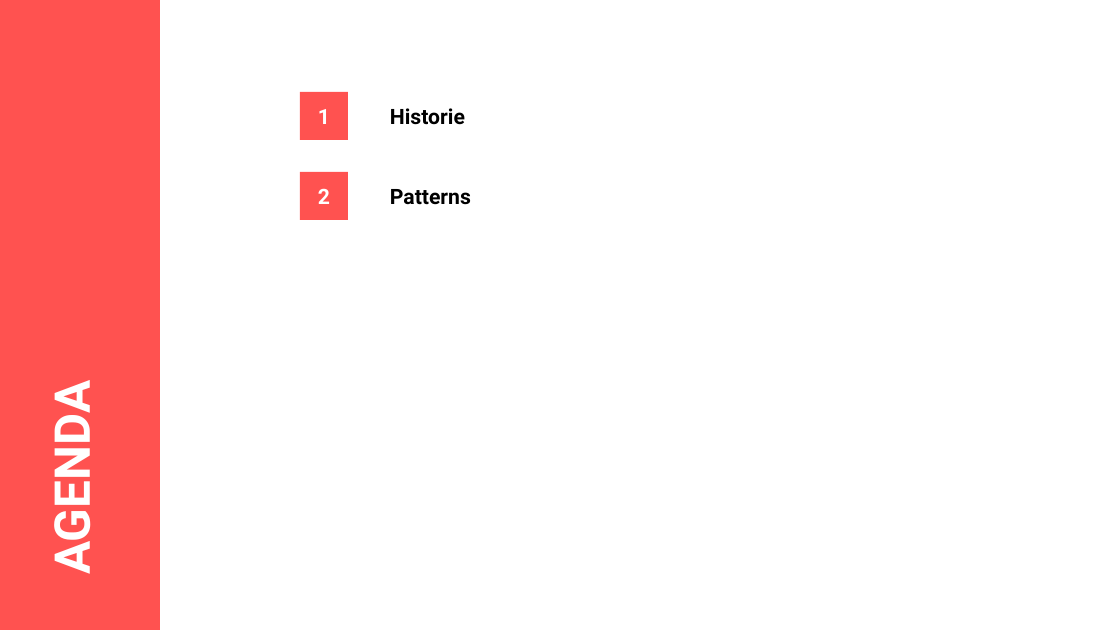
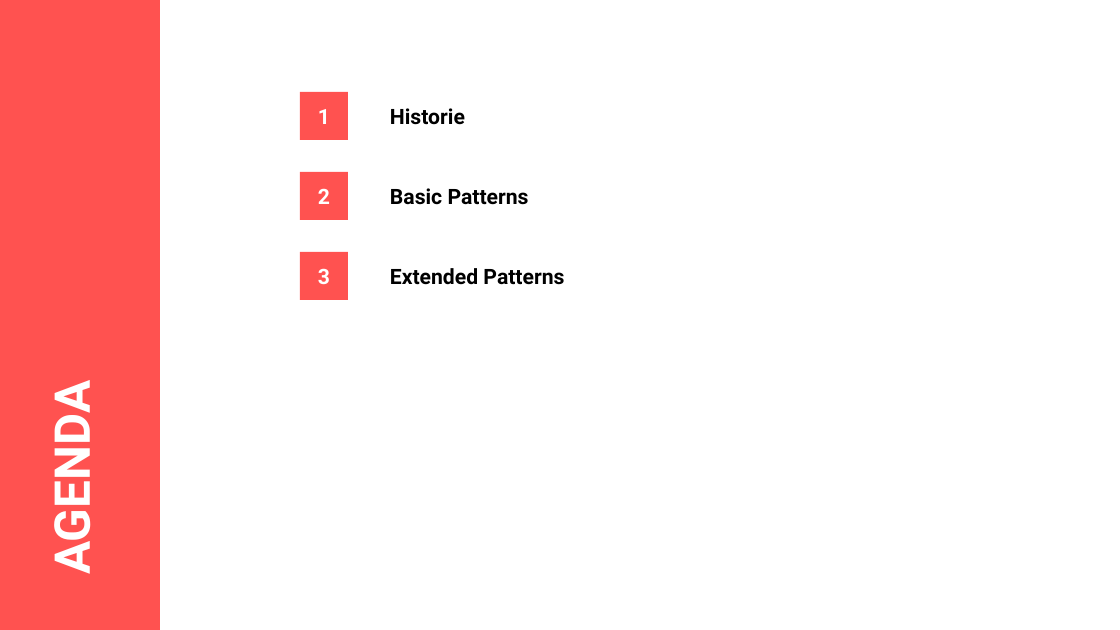
Before and after one commit to Theiaz/renderingpatterns, a slide deck: slide 3 of vortrag.odp. Drawn at 1120x630 pixels with LibreOffice and Linux fonts; fonts in the diff are those of the drawing. Boxes give left, top, right and bottom in pixels: in the first picture for what was removed or moved away, otherwise in the second. Text is boxed around its words. In the diff, an @@ line names an element or a change of style, - is before the commit and + after.

Commit message:
Update presentation

```diff
--- a/vortrag.odp
+++ b/vortrag.odp
@@ text at box(390, 188, 529, 205): text changed @@
-Patterns
+Basic Patterns
@@ rectangle added at box(300, 252, 348, 300), fill #FF5250 @@
@@ text added at box(318, 269, 330, 284), 15 pt, text #FFFFFF, bold @@
+3
@@ text added at box(390, 268, 564, 285), 15 pt, text #000000, bold @@
+Extended Patterns
```
Also in this commit, not shown: 2 other slides changed, 15 slides added, 2 other files.
